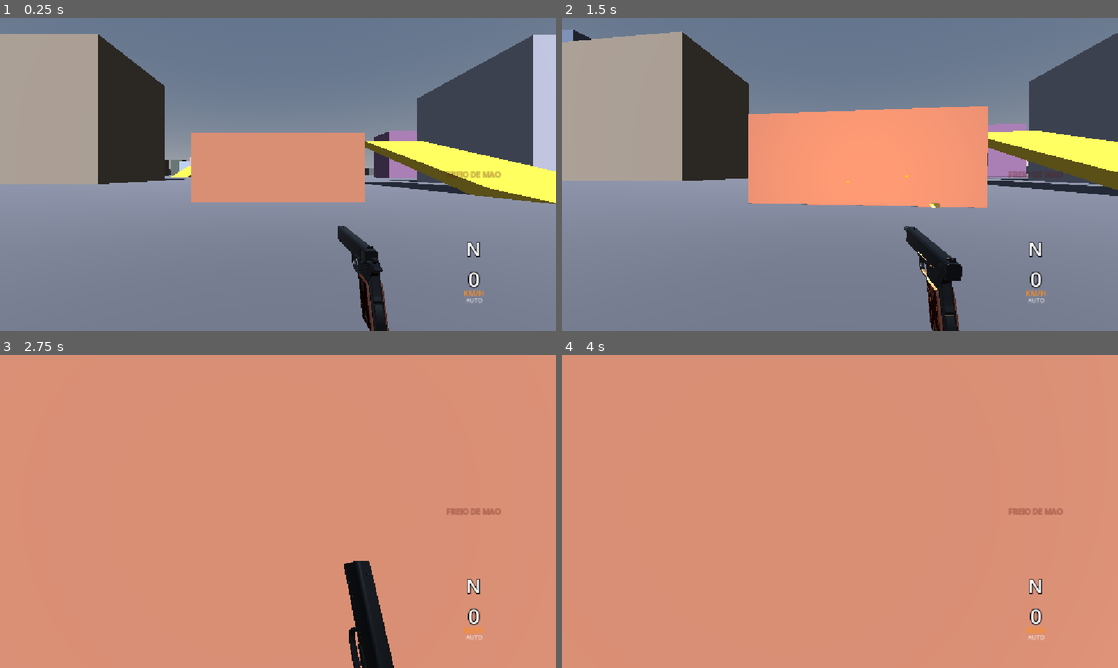
Above: before the commit, frames 1-4 (two rows, left to right).
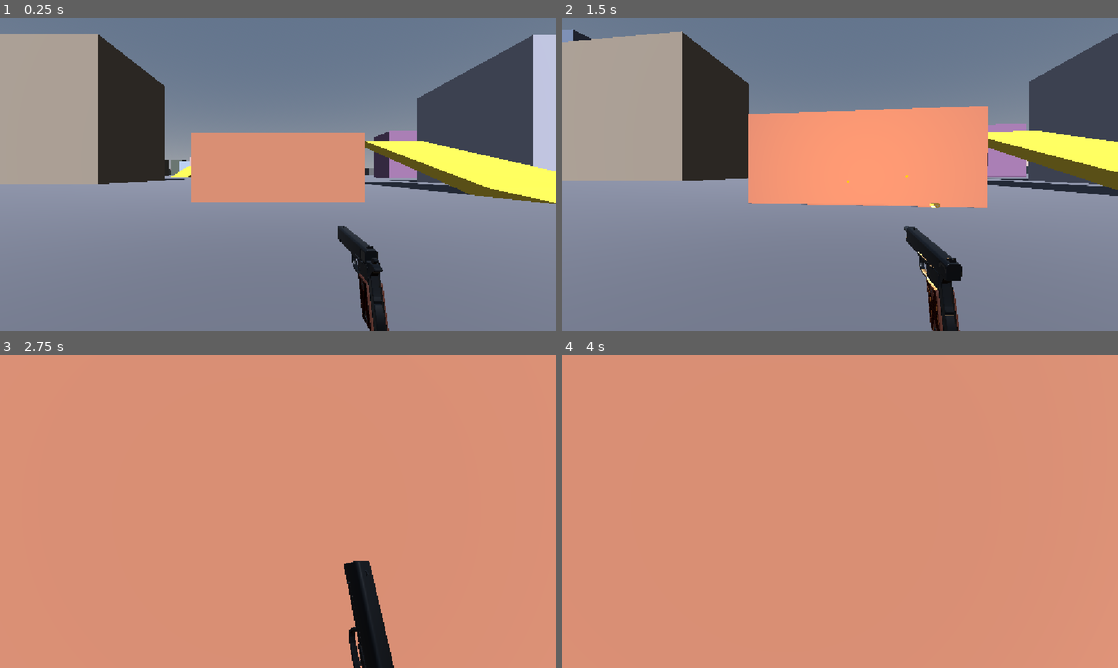
Above: after the commit, the same moments.

Repository: wrkcoronel/Engine3D-Kit
Game: Godot game, scene res://app/main.tscn
The game is run twice, just before and just after one commit, with the same random seed, the same clock (stepped at 60 frames per second) and the same inputs.
Inputs (mouse positions are in pixels of both pictures, inside the frame that each line leads up to):
- Up to frame 1 (0.25 s): no input
- Up to frame 2 (1.5 s): tap Enter at 0.5 s; move the mouse to (867, 174) at 0.52 s; hold Ctrl 0.53-1.28 s; hold W from 0.53 s (still down); click (867, 174) at 0.67 s; tap Space at 0.77 s; move the mouse to (812, 174) at 1.27 s; tap C at 1.35 s; click (812, 174) at 1.42 s
- Up to frame 3 (2.75 s): keep holding W; tap Space at 1.52 s; move the mouse to (289, 505) at 2.02 s; hold Shift from 2.03 s (still down); click (289, 505) at 2.17 s
- Up to frame 4 (4 s): keep holding W; move the mouse to (834, 517) at 2.77 s; release Shift at 2.78 s; tap E at 2.85 s; click (834, 517) at 2.92 s; tap Space at 3.02, 3.5, 3.77 s; move the mouse to (878, 514) at 3.52 s; hold R from 3.53 s (still down); click (878, 514) at 3.67 s

The runs differ from the first frame. In frame 1, 0.4% of the frame differs, in the area x 80-91%, y 48-92%; in frame 2, 0.3%; in frame 3, 0.4%; in frame 4, 0.4%.
Error before the commit: Parse Error: Could not find type "TachometerDial" in the current scope. (res://contexts/vehicles/ui/speedometer.gd:10)

Commit message:
feat(car): novo velocimetro com barra de rpm e caixa da marcha
Troca o conta-giros em arco por velocidade grande, caixa da marcha
(vermelha no manual, branca no auto) e barra de rpm que fica vermelha
perto do corte.

Co-Authored-By: Claude Sonnet 5.5 <noreply@anthropic.com>

Diff:
--- /dev/null
+++ b/contexts/vehicles/ui/gear_badge.gd
@@ -0,0 +1,42 @@
+class_name GearBadge
+extends Control
+
+const FONT_SIZE := 40
+const FONT_EMBOLDEN := 0.5
+const MANUAL_COLOR := Color(1.0, 0.1, 0.1, 1.0)
+const AUTO_COLOR := Color(1.0, 1.0, 1.0, 1.0)
+const TEXT_COLOR := Color(0.0, 0.0, 0.0, 1.0)
+
+var gear_text := "N":
+	set(new_text):
+		gear_text = new_text
+		queue_redraw()
+
+var manual := true:
+	set(new_manual):
+		manual = new_manual
+		queue_redraw()
+
+var _font := ItalicFont.create(FONT_EMBOLDEN)
+
+
+static func background_color(is_manual: bool) -> Color:
+	if is_manual:
+		return MANUAL_COLOR
+	return AUTO_COLOR
+
+
+func _draw() -> void:
+	var background := Rect2(Vector2.ZERO, size)
+	draw_rect(background, background_color(manual))
+	_draw_gear_text()
+
+
+func _draw_gear_text() -> void:
+	var text_size := _font.get_string_size(gear_text, HORIZONTAL_ALIGNMENT_LEFT, -1, FONT_SIZE)
+	var ascent := _font.get_ascent(FONT_SIZE)
+	var descent := _font.get_descent(FONT_SIZE)
+	var text_left := (size.x - text_size.x) / 2.0
+	var text_top := (size.y - (ascent + descent)) / 2.0
+	var baseline := Vector2(text_left, text_top + ascent)
+	draw_string(_font, baseline, gear_text, HORIZONTAL_ALIGNMENT_LEFT, -1, FONT_SIZE, TEXT_COLOR)
--- /dev/null
+++ b/contexts/vehicles/ui/italic_font.gd
@@ -0,0 +1,13 @@
+class_name ItalicFont
+extends RefCounted
+
+const SLANT := 0.22
+
+
+static func create(embolden: float) -> FontVariation:
+	var variation := FontVariation.new()
+	variation.base_font = ThemeDB.fallback_font
+	variation.variation_embolden = embolden
+	var slant_axis := Vector2(SLANT, 1.0)
+	variation.variation_transform = Transform2D(Vector2(1.0, 0.0), slant_axis, Vector2.ZERO)
+	return variation
--- /dev/null
+++ b/contexts/vehicles/ui/rpm_bar.gd
@@ -0,0 +1,59 @@
+class_name RpmBar
+extends Control
+
+const SHIFT_START_FRACTION := 0.88
+const FILL_SMOOTHING := 12.0
+
+const TRACK_COLOR := Color(1.0, 1.0, 1.0, 0.22)
+const TRACK_SHIFT_COLOR := Color(1.0, 0.2, 0.2, 0.4)
+const FILL_COLOR := Color(1.0, 1.0, 1.0, 1.0)
+const FILL_SHIFT_COLOR := Color(1.0, 0.2, 0.2, 1.0)
+
+var target_rpm := 0.0
+var redline_rpm := 6800.0
+
+var _shown_rpm := 0.0
+
+
+static func fill_fraction(rpm: float, redline: float) -> float:
+	if redline <= 0.0:
+		return 0.0
+	return clampf(rpm / redline, 0.0, 1.0)
+
+
+static func white_fraction(fill: float) -> float:
+	return minf(fill, SHIFT_START_FRACTION)
+
+
+static func red_fraction(fill: float) -> float:
+	return maxf(fill - SHIFT_START_FRACTION, 0.0)
+
+
+func _process(delta: float) -> void:
+	var follow := 1.0 - exp(-FILL_SMOOTHING * delta)
+	_shown_rpm = lerpf(_shown_rpm, target_rpm, follow)
+	queue_redraw()
+
+
+func _draw() -> void:
+	var fill := fill_fraction(_shown_rpm, redline_rpm)
+	_draw_track()
+	_draw_fill(fill)
+
+
+func _draw_track() -> void:
+	var shift_start_x := size.x * SHIFT_START_FRACTION
+	var normal_rect := Rect2(0.0, 0.0, shift_start_x, size.y)
+	var shift_rect := Rect2(shift_start_x, 0.0, size.x - shift_start_x, size.y)
+	draw_rect(normal_rect, TRACK_COLOR)
+	draw_rect(shift_rect, TRACK_SHIFT_COLOR)
+
+
+func _draw_fill(fill: float) -> void:
+	var white_width := size.x * white_fraction(fill)
+	var red_width := size.x * red_fraction(fill)
+	var red_start_x := size.x * SHIFT_START_FRACTION
+	var white_rect := Rect2(0.0, 0.0, white_width, size.y)
+	var red_rect := Rect2(red_start_x, 0.0, red_width, size.y)
+	draw_rect(white_rect, FILL_COLOR)
+	draw_rect(red_rect, FILL_SHIFT_COLOR)
--- /dev/null
+++ b/contexts/vehicles/ui/speed_readout.gd
@@ -0,0 +1,49 @@
+class_name SpeedReadout
+extends Control
+
+const DIGIT_COUNT := 3
+const MAX_SPEED := 999
+const FONT_SIZE := 76
+const FONT_EMBOLDEN := 0.5
+const PADDING_COLOR := Color(0.45, 0.47, 0.52, 1.0)
+const DIGIT_COLOR := Color(1.0, 1.0, 1.0, 1.0)
+
+var speed_kmh := 0:
+	set(new_speed):
+		speed_kmh = clampi(new_speed, 0, MAX_SPEED)
+		queue_redraw()
+
+var _font := ItalicFont.create(FONT_EMBOLDEN)
+
+
+static func shown_text(kmh: int) -> String:
+	var clamped_speed := clampi(kmh, 0, MAX_SPEED)
+	return str(clamped_speed)
+
+
+static func padding_text(kmh: int) -> String:
+	var shown_length := shown_text(kmh).length()
+	var padding_length := maxi(DIGIT_COUNT - shown_length, 0)
+	return "0".repeat(padding_length)
+
+
+func _draw() -> void:
+	var padding := padding_text(speed_kmh)
+	var shown := shown_text(speed_kmh)
+	var full_width := _text_width(padding + shown)
+	var padding_width := _text_width(padding)
+	var left_edge := size.x - full_width
+	var baseline_y := _font.get_ascent(FONT_SIZE)
+	var padding_position := Vector2(left_edge, baseline_y)
+	var shown_position := Vector2(left_edge + padding_width, baseline_y)
+	_draw_text(padding_position, padding, PADDING_COLOR)
+	_draw_text(shown_position, shown, DIGIT_COLOR)
+
+
+func _draw_text(text_position: Vector2, text: String, color: Color) -> void:
+	draw_string(_font, text_position, text, HORIZONTAL_ALIGNMENT_LEFT, -1, FONT_SIZE, color)
+
+
+func _text_width(text: String) -> float:
+	var text_size := _font.get_string_size(text, HORIZONTAL_ALIGNMENT_LEFT, -1, FONT_SIZE)
+	return text_size.x
--- a/contexts/vehicles/ui/speedometer.gd
+++ b/contexts/vehicles/ui/speedometer.gd
@@ -1,42 +1,38 @@
 class_name Speedometer
 extends CanvasLayer
 
-const SHIFT_LIGHT_FRACTION := 0.92
-const GEAR_COLOR := Color(1.0, 1.0, 1.0, 1.0)
-const SHIFT_LIGHT_COLOR := Color(1.0, 0.2, 0.15, 1.0)
+const TEXT_FONT_EMBOLDEN := 0.4
 const LIGHT_ON_ALPHA := 1.0
 const LIGHT_OFF_ALPHA := 0.2
 
-@onready var _dial: TachometerDial = $Root/Dial
-@onready var _speed: Label = $Root/Speed
-@onready var _gear: Label = $Root/Gear
+@onready var _bar: RpmBar = $Root/Bar
+@onready var _readout: SpeedReadout = $Root/Readout
+@onready var _unit: Label = $Root/Unit
+@onready var _gear: GearBadge = $Root/Gear
 @onready var _mode: Label = $Root/Mode
 @onready var _brake: Label = $Root/Handbrake
 
 
+func _ready() -> void:
+	var italic_font := ItalicFont.create(TEXT_FONT_EMBOLDEN)
+	_unit.add_theme_font_override("font", italic_font)
+
+
 func set_rpm_scale(redline_rpm: float) -> void:
-	_dial.redline_rpm = redline_rpm
-	_dial.max_rpm = TachometerDial.dial_max_for(redline_rpm)
+	_bar.redline_rpm = redline_rpm
 
 
 func update_hud(kmh: float, rpm: float, gear: String, handbrake: bool, manual: bool) -> void:
-	_speed.text = str(roundi(kmh))
-	_gear.text = gear
-	_dial.target_rpm = rpm
-	_gear.modulate = _gear_color(rpm)
+	_readout.speed_kmh = roundi(kmh)
+	_gear.gear_text = gear
+	_gear.manual = manual
+	_bar.target_rpm = rpm
 	_mode.text = _mode_text(manual)
 	_brake.modulate.a = LIGHT_OFF_ALPHA
 	if handbrake:
 		_brake.modulate.a = LIGHT_ON_ALPHA
 
 
-func _gear_color(rpm: float) -> Color:
-	var shift_light_rpm := _dial.redline_rpm * SHIFT_LIGHT_FRACTION
-	if rpm >= shift_light_rpm:
-		return SHIFT_LIGHT_COLOR
-	return GEAR_COLOR
-
-
 func _mode_text(manual: bool) -> String:
 	if manual:
 		return "MANUAL"
--- a/contexts/vehicles/ui/speedometer.tscn
+++ b/contexts/vehicles/ui/speedometer.tscn
@@ -1,10 +1,10 @@
-[gd_scene load_steps=3 format=3]
+[gd_scene format=3]
 
 [ext_resource type="Script" path="res://contexts/vehicles/ui/speedometer.gd" id="1_speedo"]
-[ext_resource type="Script" path="res://contexts/vehicles/ui/tachometer_dial.gd" id="2_dial"]
+[ext_resource type="Script" path="res://contexts/vehicles/ui/rpm_bar.gd" id="2_bar"]
+[ext_resource type="Script" path="res://contexts/vehicles/ui/speed_readout.gd" id="3_readout"]
+[ext_resource type="Script" path="res://contexts/vehicles/ui/gear_badge.gd" id="4_gear"]
 
-; CONTA-GIROS no canto de baixo a direita: mostrador redondo (Dial), marcha no centro (fica vermelha
-; perto do corte), velocidade embaixo, AUTO/MANUAL e a luz do freio de mao.
 [node name="Speedometer" type="CanvasLayer"]
 layer = 10
 script = ExtResource("1_speedo")
@@ -16,106 +16,70 @@
 anchor_top = 1.0
 anchor_right = 1.0
 anchor_bottom = 1.0
-offset_left = -310.0
-offset_top = -310.0
+offset_left = -330.0
+offset_top = -170.0
 offset_right = -30.0
 offset_bottom = -30.0
 grow_horizontal = 0
 grow_vertical = 0
 mouse_filter = 2
 
-[node name="Dial" type="Control" parent="Root"]
+[node name="Readout" type="Control" parent="Root"]
 layout_mode = 1
-anchors_preset = 15
-anchor_right = 1.0
-anchor_bottom = 1.0
-grow_horizontal = 2
-grow_vertical = 2
+anchors_preset = 0
+offset_right = 200.0
+offset_bottom = 90.0
 mouse_filter = 2
-script = ExtResource("2_dial")
+script = ExtResource("3_readout")
 
-[node name="Speed" type="Label" parent="Root"]
+[node name="Gear" type="Control" parent="Root"]
 layout_mode = 1
-anchors_preset = -1
-anchor_left = 0.5
-anchor_top = 0.5
-anchor_right = 0.5
-anchor_bottom = 0.5
-offset_left = -90.0
-offset_top = 34.0
-offset_right = 90.0
-offset_bottom = 82.0
-theme_override_colors/font_outline_color = Color(0, 0, 0, 1)
-theme_override_constants/outline_size = 8
-theme_override_font_sizes/font_size = 42
-text = "0"
-horizontal_alignment = 1
-vertical_alignment = 1
+anchors_preset = 0
+offset_left = 215.0
+offset_top = 10.0
+offset_right = 275.0
+offset_bottom = 60.0
+mouse_filter = 2
+script = ExtResource("4_gear")
 
 [node name="Unit" type="Label" parent="Root"]
 layout_mode = 1
-anchors_preset = -1
-anchor_left = 0.5
-anchor_top = 0.5
-anchor_right = 0.5
-anchor_bottom = 0.5
-offset_left = -60.0
-offset_top = 80.0
-offset_right = 60.0
-offset_bottom = 98.0
-theme_override_colors/font_color = Color(1, 0.55, 0.1, 1)
-theme_override_font_sizes/font_size = 16
+anchors_preset = 0
+offset_left = 205.0
+offset_top = 62.0
+offset_right = 285.0
+offset_bottom = 84.0
+theme_override_font_sizes/font_size = 17
 text = "KM/H"
 horizontal_alignment = 1
 
-[node name="Gear" type="Label" parent="Root"]
+[node name="Bar" type="Control" parent="Root"]
 layout_mode = 1
-anchors_preset = -1
-anchor_left = 0.5
-anchor_top = 0.5
-anchor_right = 0.5
-anchor_bottom = 0.5
-offset_left = -28.0
-offset_top = -30.0
-offset_right = 28.0
-offset_bottom = 30.0
-theme_override_colors/font_outline_color = Color(0, 0, 0, 1)
-theme_override_constants/outline_size = 6
-theme_override_font_sizes/font_size = 40
-text = "N"
-horizontal_alignment = 1
-vertical_alignment = 1
+anchors_preset = 0
+offset_top = 96.0
+offset_right = 275.0
+offset_bottom = 108.0
+mouse_filter = 2
+script = ExtResource("2_bar")
 
 [node name="Mode" type="Label" parent="Root"]
 layout_mode = 1
-anchors_preset = -1
-anchor_left = 0.5
-anchor_top = 0.5
-anchor_right = 0.5
-anchor_bottom = 0.5
-offset_left = -60.0
-offset_top = 98.0
-offset_right = 60.0
-offset_bottom = 116.0
-theme_override_colors/font_color = Color(1, 1, 1, 0.7)
-theme_override_font_sizes/font_size = 12
+anchors_preset = 0
+offset_top = 116.0
+offset_right = 100.0
+offset_bottom = 134.0
+theme_override_colors/font_color = Color(0.62, 0.65, 0.7, 1)
+theme_override_font_sizes/font_size = 13
 text = "AUTO"
-horizontal_alignment = 1
 
 [node name="Handbrake" type="Label" parent="Root"]
+modulate = Color(1, 0.27, 0.3, 0.2)
 layout_mode = 1
-anchors_preset = -1
-anchor_left = 0.5
-anchor_top = 0.0
-anchor_right = 0.5
-anchor_bottom = 0.0
-offset_left = -80.0
-offset_top = -26.0
-offset_right = 80.0
-offset_bottom = -4.0
-modulate = Color(1, 0.2, 0.15, 0.2)
-theme_override_colors/font_outline_color = Color(0, 0, 0, 1)
-theme_override_constants/outline_size = 5
-theme_override_font_sizes/font_size = 16
+anchors_preset = 0
+offset_left = 110.0
+offset_top = 116.0
+offset_right = 275.0
+offset_bottom = 134.0
+theme_override_font_sizes/font_size = 13
 text = "FREIO DE MAO"
-horizontal_alignment = 1
+horizontal_alignment = 2
--- /dev/null
+++ b/tests/vehicles/test_gear_badge.gd
@@ -0,0 +1,6 @@
+extends TestCase
+
+
+func test_badge_is_red_in_manual_and_white_in_auto() -> void:
+	assert_eq(GearBadge.background_color(true), GearBadge.MANUAL_COLOR, "manual e vermelha")
+	assert_eq(GearBadge.background_color(false), GearBadge.AUTO_COLOR, "auto e branca")
--- /dev/null
+++ b/tests/vehicles/test_rpm_bar.gd
@@ -0,0 +1,22 @@
+extends TestCase
+
+
+func test_fill_fraction_stays_between_zero_and_one() -> void:
+	assert_eq(RpmBar.fill_fraction(-500.0, 6800.0), 0.0, "rpm negativo fica vazio")
+	assert_eq(RpmBar.fill_fraction(20000.0, 6800.0), 1.0, "acima do corte fica cheio")
+	assert_near(
+		RpmBar.fill_fraction(3400.0, 6800.0), 0.5, 0.0001, "metade do corte, metade da barra"
+	)
+
+
+func test_fill_fraction_without_redline_is_empty() -> void:
+	assert_eq(RpmBar.fill_fraction(3000.0, 0.0), 0.0, "sem corte a barra fica vazia")
+
+
+func test_fill_is_white_until_shift_zone_then_red() -> void:
+	var before_shift_zone := RpmBar.SHIFT_START_FRACTION - 0.1
+	assert_near(RpmBar.white_fraction(before_shift_zone), before_shift_zone, 0.0001, "branca")
+	assert_eq(RpmBar.red_fraction(before_shift_zone), 0.0, "sem vermelho antes da zona")
+	assert_eq(RpmBar.white_fraction(1.0), RpmBar.SHIFT_START_FRACTION, "branca para na zona")
+	var expected_red := 1.0 - RpmBar.SHIFT_START_FRACTION
+	assert_near(RpmBar.red_fraction(1.0), expected_red, 0.0001, "cheia tem a zona toda vermelha")
--- a/tests/vehicles/test_speedometer.gd
+++ b/tests/vehicles/test_speedometer.gd
@@ -6,25 +6,26 @@
 func test_shows_speed_in_kmh() -> void:
 	var speedometer := _make_speedometer()
 	speedometer.update_hud(36.4, 2000.0, "2", false, false)
-	assert_eq(_label(speedometer, "Root/Speed").text, "36", "mostra a velocidade arredondada")
+	var readout := speedometer.get_node("Root/Readout") as SpeedReadout
+	assert_eq(readout.speed_kmh, 36, "mostra a velocidade arredondada")
 
 
 func test_shows_gear_and_mode() -> void:
 	var speedometer := _make_speedometer()
 	speedometer.update_hud(50.0, 3000.0, "3", false, true)
-	assert_eq(_label(speedometer, "Root/Gear").text, "3", "mostra a marcha")
 	assert_eq(_label(speedometer, "Root/Mode").text, "MANUAL", "mostra que o cambio e manual")
 	speedometer.update_hud(50.0, 3000.0, "3", false, false)
 	assert_eq(_label(speedometer, "Root/Mode").text, "AUTO", "mostra que o cambio e automatico")
 
 
-func test_gear_turns_red_near_redline() -> void:
+func test_gear_badge_follows_gear_and_mode() -> void:
 	var speedometer := _make_speedometer()
-	var gear := _label(speedometer, "Root/Gear")
+	var badge := speedometer.get_node("Root/Gear") as GearBadge
 	speedometer.update_hud(50.0, 3000.0, "3", false, true)
-	assert_eq(gear.modulate, Speedometer.GEAR_COLOR, "longe do corte a marcha fica branca")
-	speedometer.update_hud(50.0, REDLINE_RPM, "3", false, true)
-	assert_eq(gear.modulate, Speedometer.SHIFT_LIGHT_COLOR, "no corte a marcha acende: troque")
+	assert_eq(badge.gear_text, "3", "a caixa mostra a marcha")
+	assert_eq(badge.manual, true, "a caixa sabe que o cambio e manual")
+	speedometer.update_hud(50.0, 3000.0, "3", false, false)
+	assert_eq(badge.manual, false, "a caixa sabe que o cambio e automatico")
 
 
 func test_handbrake_light_turns_on_and_off() -> void:
@@ -37,14 +38,21 @@
 	assert_near(light.modulate.a, off_alpha, 0.001, "luz apagada sem o freio de mao")
 
 
-func test_dial_goes_one_number_past_redline() -> void:
-	assert_eq(TachometerDial.dial_max_for(REDLINE_RPM), 8000.0, "corte em 6800, mostrador ate 8")
+func test_bar_follows_the_engine_rpm_and_redline() -> void:
+	var speedometer := _make_speedometer()
+	speedometer.update_hud(120.0, 3500.0, "4", false, false)
+	var bar := speedometer.get_node("Root/Bar") as RpmBar
+	assert_eq(bar.target_rpm, 3500.0, "a barra mira no rpm do motor")
+	assert_eq(bar.redline_rpm, REDLINE_RPM, "a barra termina no corte do motor")
 
 
-func test_needle_angle_covers_three_quarters_of_a_turn() -> void:
-	var start := TachometerDial.angle_for(0.0)
-	var end := TachometerDial.angle_for(1.0)
-	assert_near(end - start, deg_to_rad(270.0), 0.0001, "o ponteiro anda 270 graus")
+func test_readout_pads_speed_with_dim_zeros() -> void:
+	assert_eq(SpeedReadout.padding_text(77), "0", "77 ganha um zero apagado")
+	assert_eq(SpeedReadout.shown_text(77), "77", "77 aparece aceso")
+	assert_eq(SpeedReadout.padding_text(0), "00", "zero ganha dois zeros apagados")
+	assert_eq(SpeedReadout.shown_text(0), "0", "o ultimo zero fica aceso")
+	assert_eq(SpeedReadout.padding_text(250), "", "tres digitos nao tem zero apagado")
+	assert_eq(SpeedReadout.shown_text(1500), "999", "o painel nao passa de 999")
 
 
 func _make_speedometer() -> Speedometer:
Not shown, added: contexts/vehicles/ui/gear_badge.gd.uid
Not shown, added: contexts/vehicles/ui/italic_font.gd.uid
Not shown, added: contexts/vehicles/ui/rpm_bar.gd.uid
Not shown, added: contexts/vehicles/ui/speed_readout.gd.uid
Not shown, removed: contexts/vehicles/ui/tachometer_dial.gd.uid
Not shown, added: tests/vehicles/test_gear_badge.gd.uid
Not shown, added: tests/vehicles/test_rpm_bar.gd.uid
Not shown, changed: ARCHITECTURE.md
Not shown, changed: contexts/vehicles/FLOWS.md
